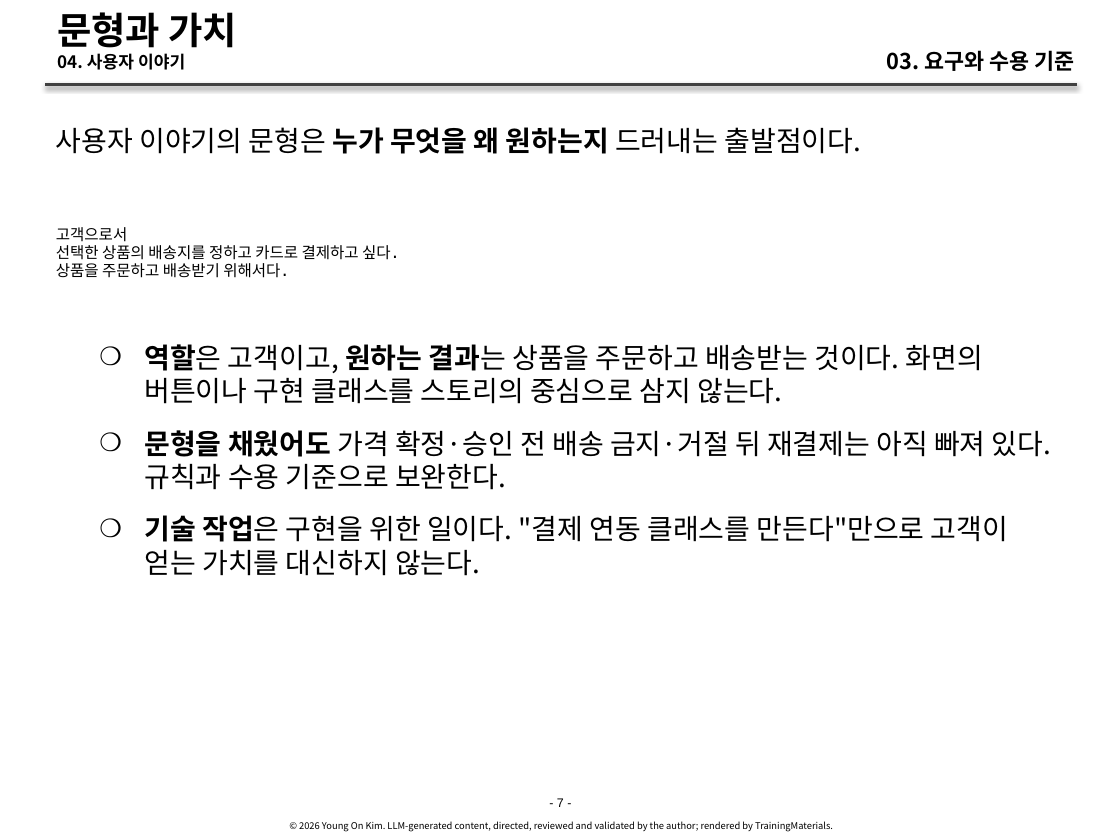
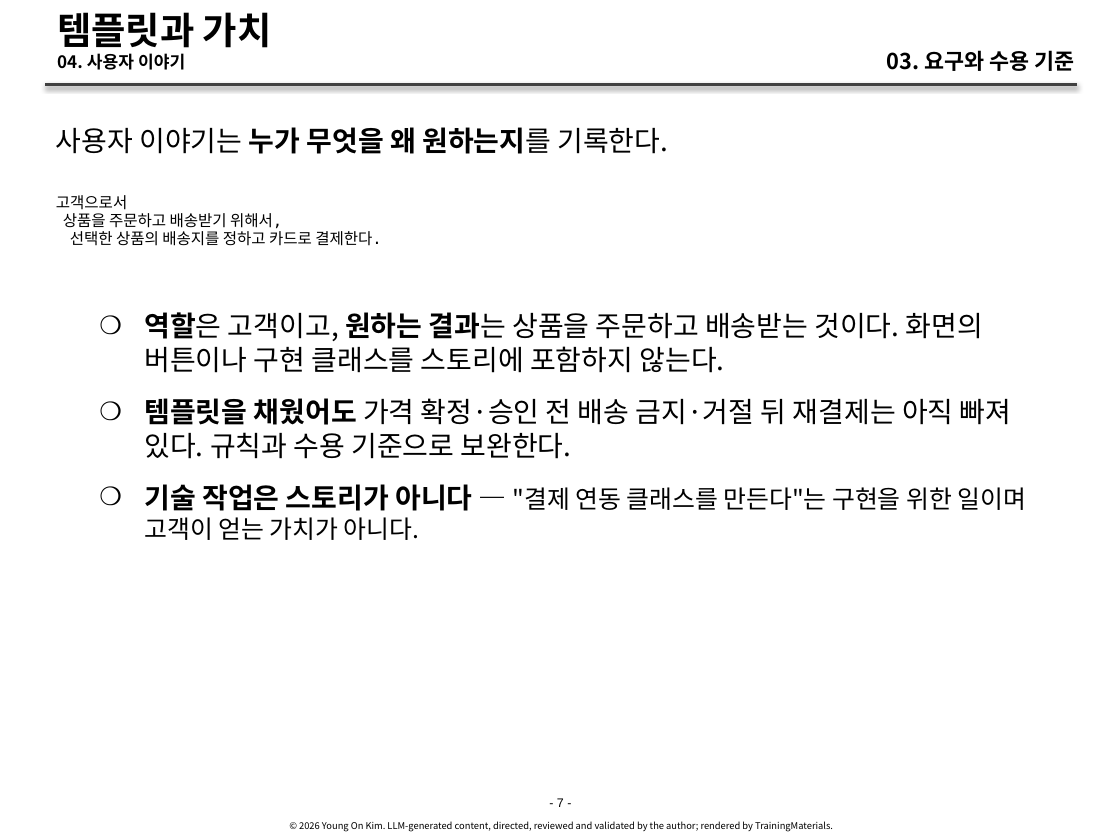
Before and after one commit to YoungSan77/TrainingMaterials, a slide deck: slide 7 of courses/ai-native/sessions/s03.pptx. Drawn at 1120x840 pixels with LibreOffice and Linux fonts; fonts in the diff are those of the drawing. Boxes give left, top, right and bottom in pixels: in the first picture for what was removed or moved away, otherwise in the second. Text is boxed around its words. In the diff, an @@ line names an element or a change of style, - is before the commit and + after.

```diff
--- a/courses/ai-native/sessions/s03.pptx
+++ b/courses/ai-native/sessions/s03.pptx
@@ title at [57, 12, 272, 54]: text changed @@
-문형과 가치
+템플릿과 가치
@@ text at [56, 127, 668, 154]: text changed @@
-사용자 이야기의 문형은 누가 무엇을 왜 원하는지 드러내는 출발점이다.
+사용자 이야기는 누가 무엇을 왜 원하는지를 기록한다.
@@ text "고객으로서": place and size @@
-text "고객으로서" at [56, 227, 400, 278]
+text "고객으로서" at [56, 195, 381, 246]
@@ text at [63, 213, 381, 246]: text changed @@
-선택한 상품의 배송지를 정하고 카드로 결제하고 싶다.
-상품을 주문하고 배송받기 위해서다.
+상품을 주문하고 배송받기 위해서,
+선택한 상품의 배송지를 정하고 카드로 결제한다.
@@ text at [144, 312, 1027, 540]: text changed @@
-    ❍ 역할은 고객이고, 원하는 결과는 상품을 주문하고 배송받는 것이다. 화면의 버튼이나 구현 클래스를 스토리의 중심으로 삼지 않는다.
-    ❍ 문형을 채웠어도 가격 확정·승인 전 배송 금지·거절 뒤 재결제는 아직 빠져 있다. 규칙과 수용 기준으로 보완한다.
-    ❍ 기술 작업은 구현을 위한 일이다. "결제 연동 클래스를 만든다"만으로 고객이 얻는 가치를 대신하지 않는다.
+    ❍ 역할은 고객이고, 원하는 결과는 상품을 주문하고 배송받는 것이다. 화면의 버튼이나 구현 클래스를 스토리에 포함하지 않는다.
+    ❍ 템플릿을 채웠어도 가격 확정·승인 전 배송 금지·거절 뒤 재결제는 아직 빠져 있다. 규칙과 수용 기준으로 보완한다.
+    ❍ 기술 작업은 스토리가 아니다 — "결제 연동 클래스를 만든다"는 구현을 위한 일이며 고객이 얻는 가치가 아니다.
```
Also in this commit, not shown: 30 other slides changed, 5 slides added, 29 other files.
